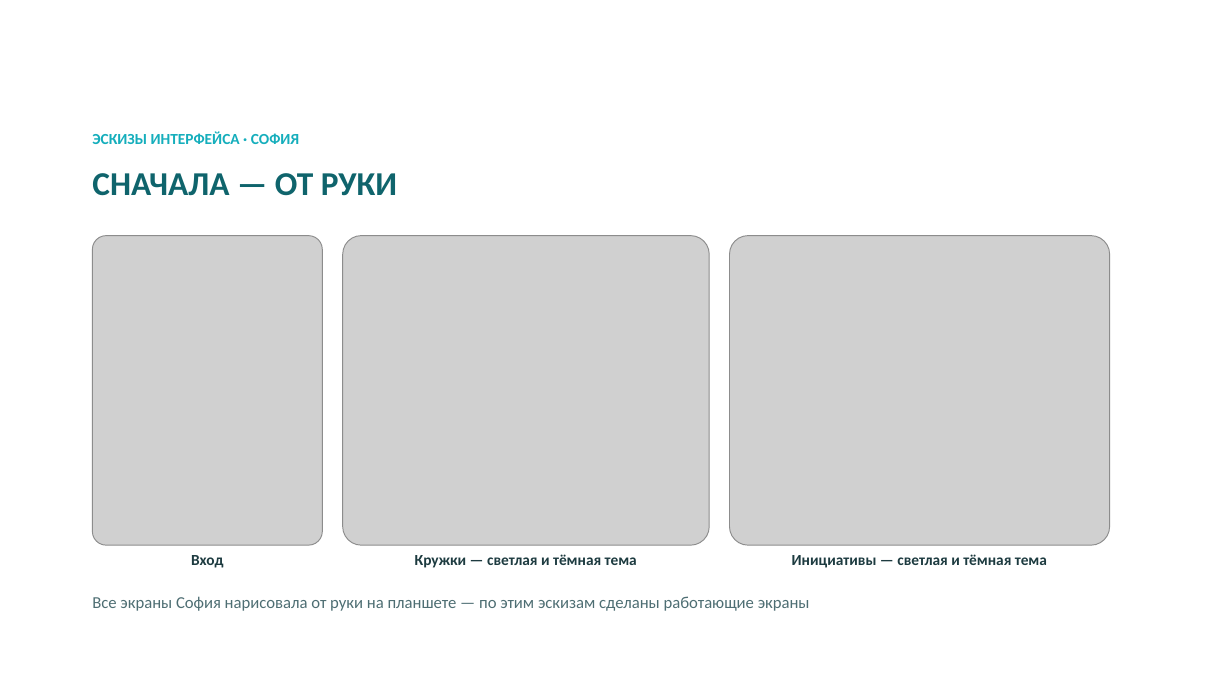
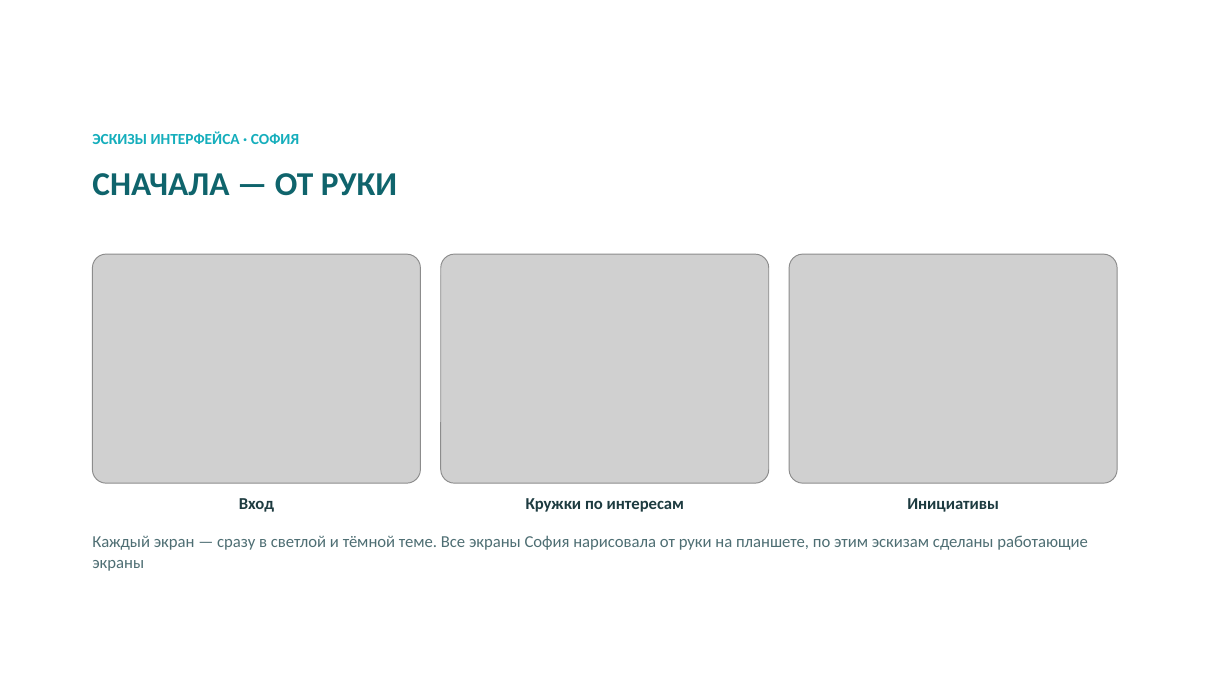
Before and after one commit to bnhogpad228/school-app, a slide deck: slide 4 of presentation/shkolny-dvor-SK-sreda.pptx. Drawn at 1232x693 pixels with LibreOffice and Linux fonts; fonts in the diff are those of the drawing; grey boxes stand for pictures; background and template pictures are left out. Boxes give left, top, right and bottom in pixels: in the first picture for what was removed or moved away, otherwise in the second. Text is boxed around its words. In the diff, an @@ line names an element or a change of style, - is before the commit and + after.

```diff
--- a/presentation/shkolny-dvor-SK-sreda.pptx
+++ b/presentation/shkolny-dvor-SK-sreda.pptx
@@ picture: place and size @@
-picture at [92,236,323,545]
+picture at [92,254,421,483]
@@ picture: place and size @@
-picture at [343,236,710,545]
+picture at [441,254,769,483]
@@ picture: place and size @@
-picture at [730,236,1110,545]
+picture at [789,254,1117,483]
@@ text "Вход": place and size @@
-text "Вход" at [191,555,224,568]
+text "Вход" at [239,498,274,512]
@@ text "Вход" at [239,498,274,512]: size 12 to 13 pt @@
@@ text at [526,498,685,512]: text changed; size 12 to 13 pt @@
-Кружки — светлая и тёмная тема
+Кружки по интересам
@@ text at [907,498,999,512]: text changed; size 12 to 13 pt @@
-Инициативы — светлая и тёмная тема
+Инициативы
@@ text at [92,535,1087,571]: text changed @@
-Все экраны София нарисовала от руки на планшете — по этим эскизам сделаны работающие экраны
+Каждый экран — сразу в светлой и тёмной теме. Все экраны София нарисовала от руки на планшете, по этим эскизам сделаны работающие экраны
```
